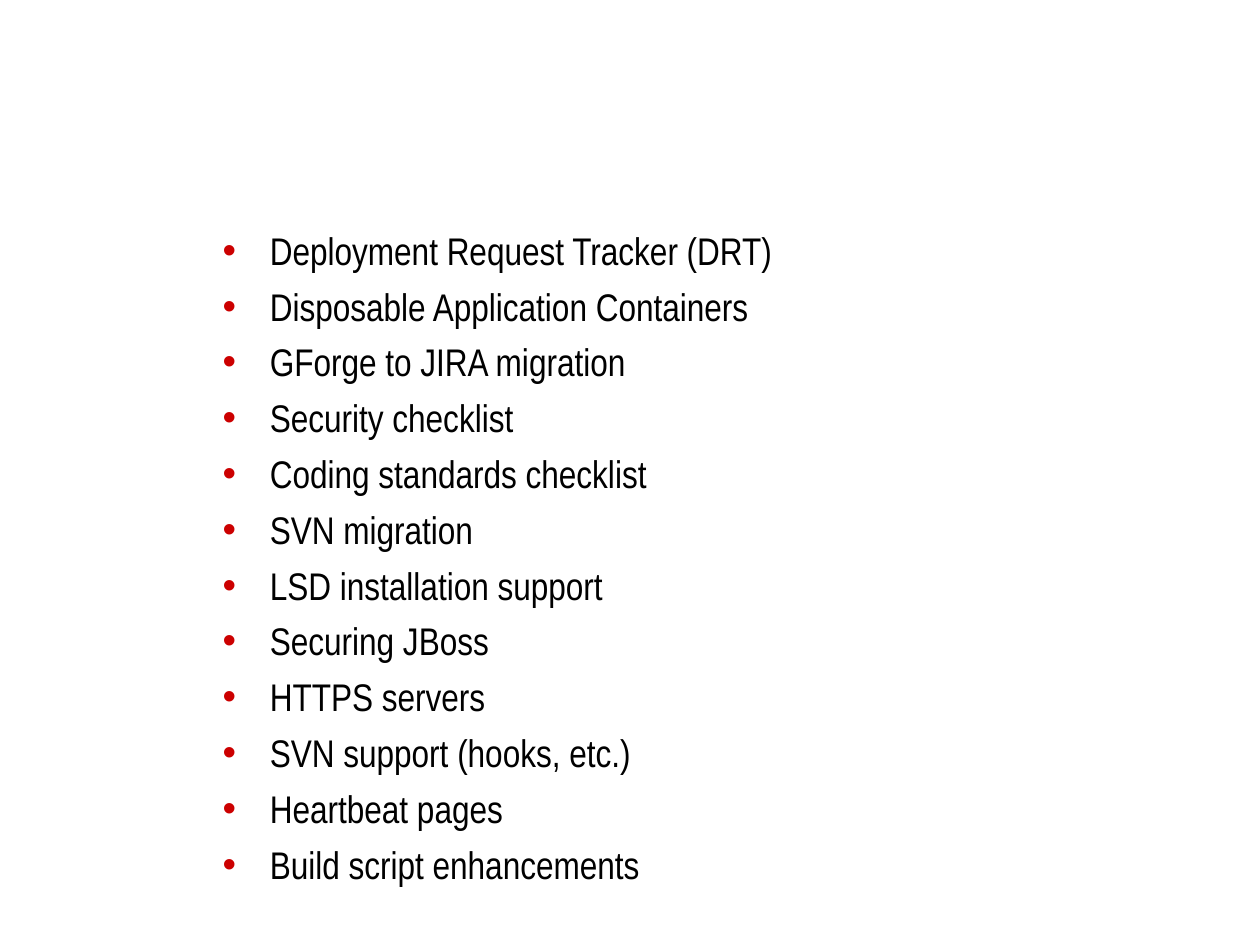
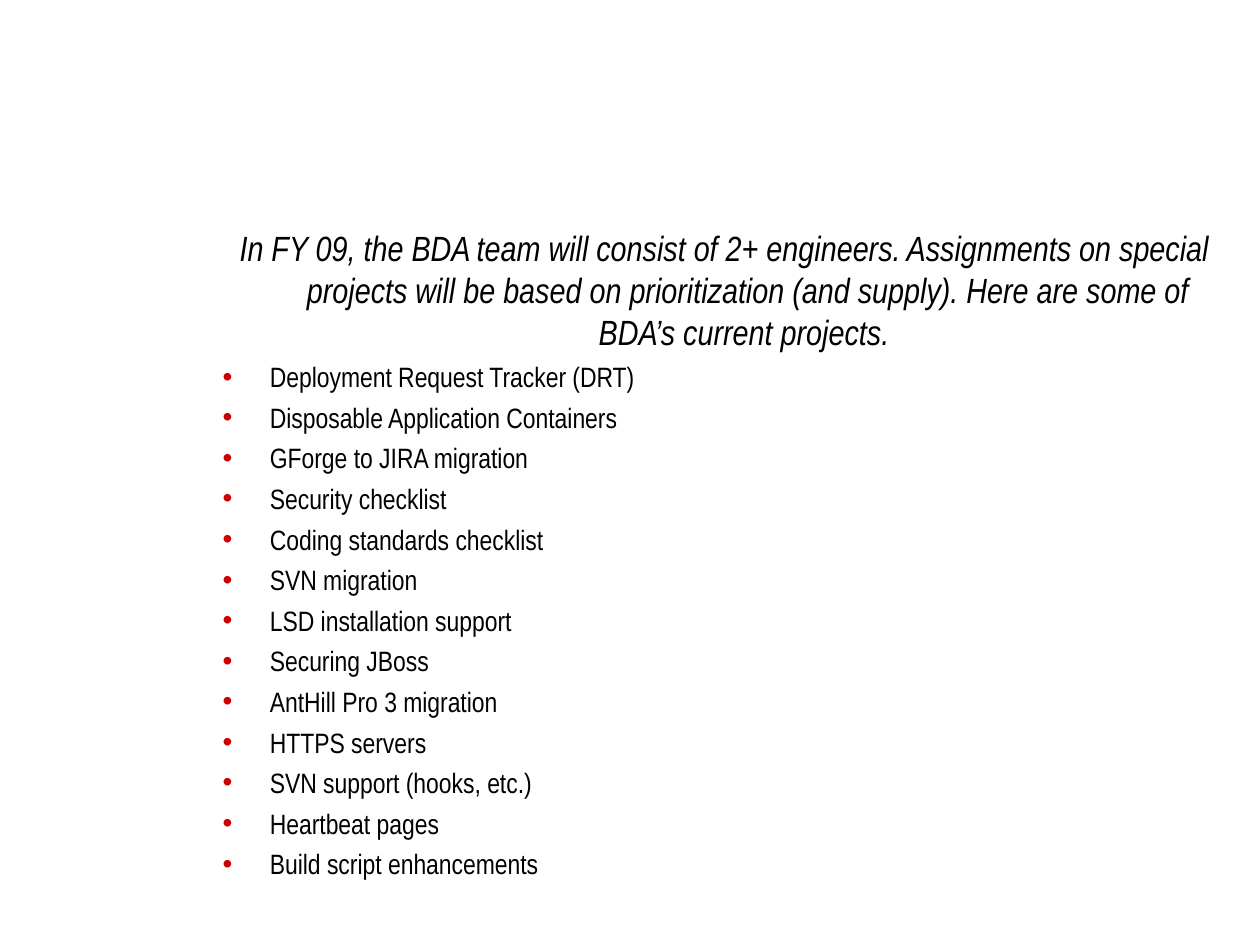
Before and after one commit to NCIP/automation, a slide deck: slide 10 of docs/roadmap/bda-roadmap.ppt. Drawn at 1260x945 pixels with LibreOffice and Linux fonts; fonts in the diff are those of the drawing; background and template pictures are left out. Boxes give left, top, right and bottom in pixels: in the first picture for what was removed or moved away, otherwise in the second. Text is boxed around its words. In the diff, an @@ line names an element or a change of style, - is before the commit and + after.

```diff
--- a/docs/roadmap/bda-roadmap.ppt
+++ b/docs/roadmap/bda-roadmap.ppt
@@ text at [240,235,1208,353]: paragraph added @@
+In FY 09, the BDA team will consist of 2+ engineers. Assignments on special projects will be based on prioritization (and supply). Here are some of BDA’s current projects.
@@ text at [270,366,634,880]: size 22 to 16 pt in "Deployment Request Tracker (DRT)", "Disposable Application Containers", "GForge to JIRA migration", "Security checklist" and 8 more places; less space between paragraphs @@
@@ text at [270,691,497,718]: paragraph added @@
+• AntHill Pro 3 migration
```
Also in this commit, not shown: 5 other slides changed, 2 other files.
